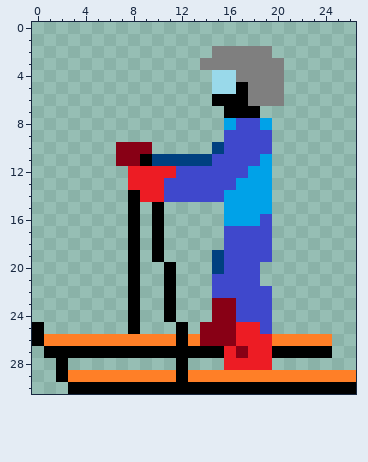
One commit to this pixel-art sprite: JavaSki/src/spielereien/ski/sprites/climbingL.png. The first picture shows the starting point.
The file is 27x31 pixels.
And afterwards:
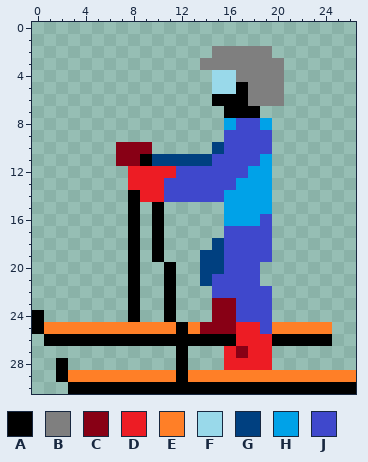
Palette (. is transparent): A #000000  B #7f7f7f  C #880015  D #ed1c24  E #ff7f27  F #99d9ea  G #004080  H #00a2e8  J #3f48cc
The edit:
@@ x 0..26 @@
 17 ........A.A.....JJJJ.......
-18 ........A.A.....JJJJ.......
-19 ........A.A....GJJJJ.......
-20 ........A..A...GJJJ........
-21 ........A..A...JJJJ........
+18 ........A.A....GJJJJ.......
+19 ........A.A...GGJJJJ.......
+20 ........A..A..GGJJJ........
+21 ........A..A..GJJJJ........
 22 ........A..A...JJJJJ.......
 23 ........A..A...CCJJJ.......
-24 ........A..A...CCJJJ.......
-25 A.......A...A.CCCDDJ.......
-26 AEEEEEEEEEEEAECCCDDDEEEEE..
-27 .AAAAAAAAAAAAAAADCDDAAAAA..
+24 A.......A..A...CCJJJ.......
+25 AEEEEEEEEEEEAECCCDDJEEEEE..
+26 .AAAAAAAAAAAAAAAADDDAAAAA..
+27 ............A...DCDD.......
 28 ..A.........A...DDDD.......
Changed places in both pictures, as pixel boxes (x1, y1, x2, y2):
changed: (32, 238, 332, 358)
